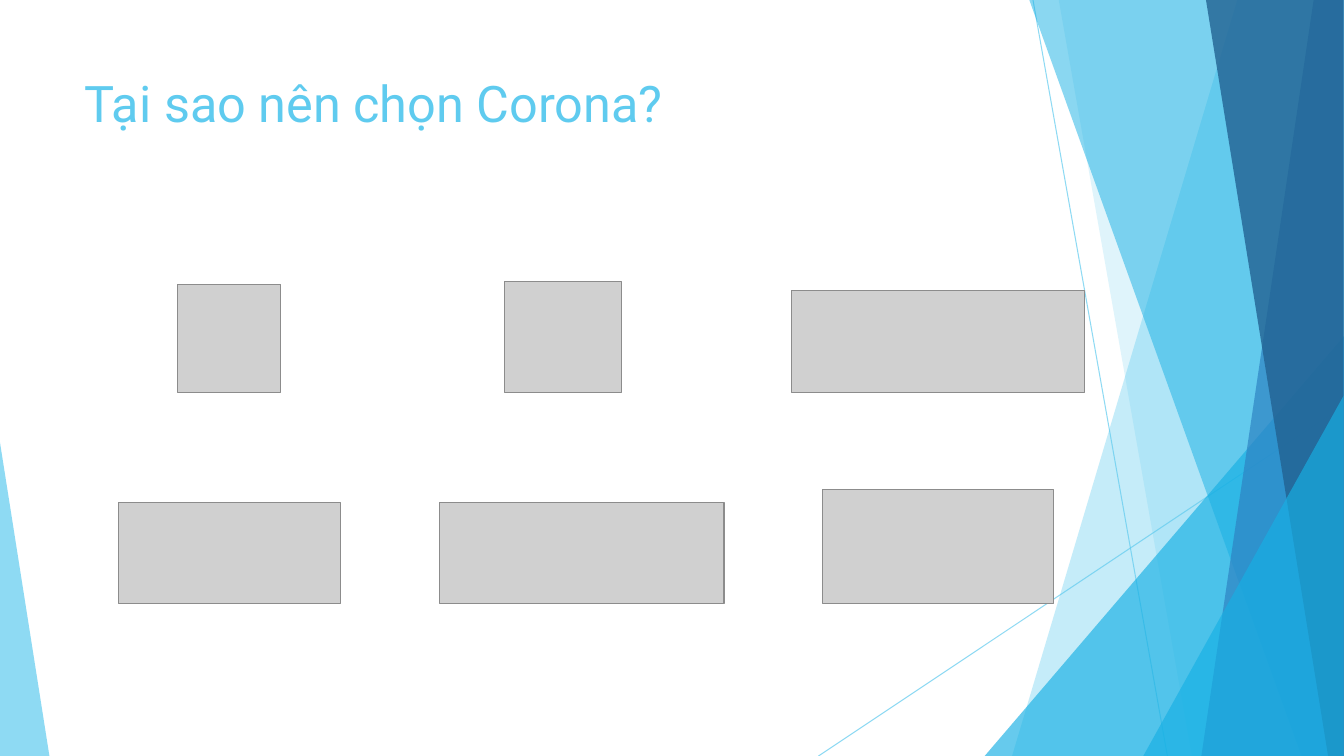
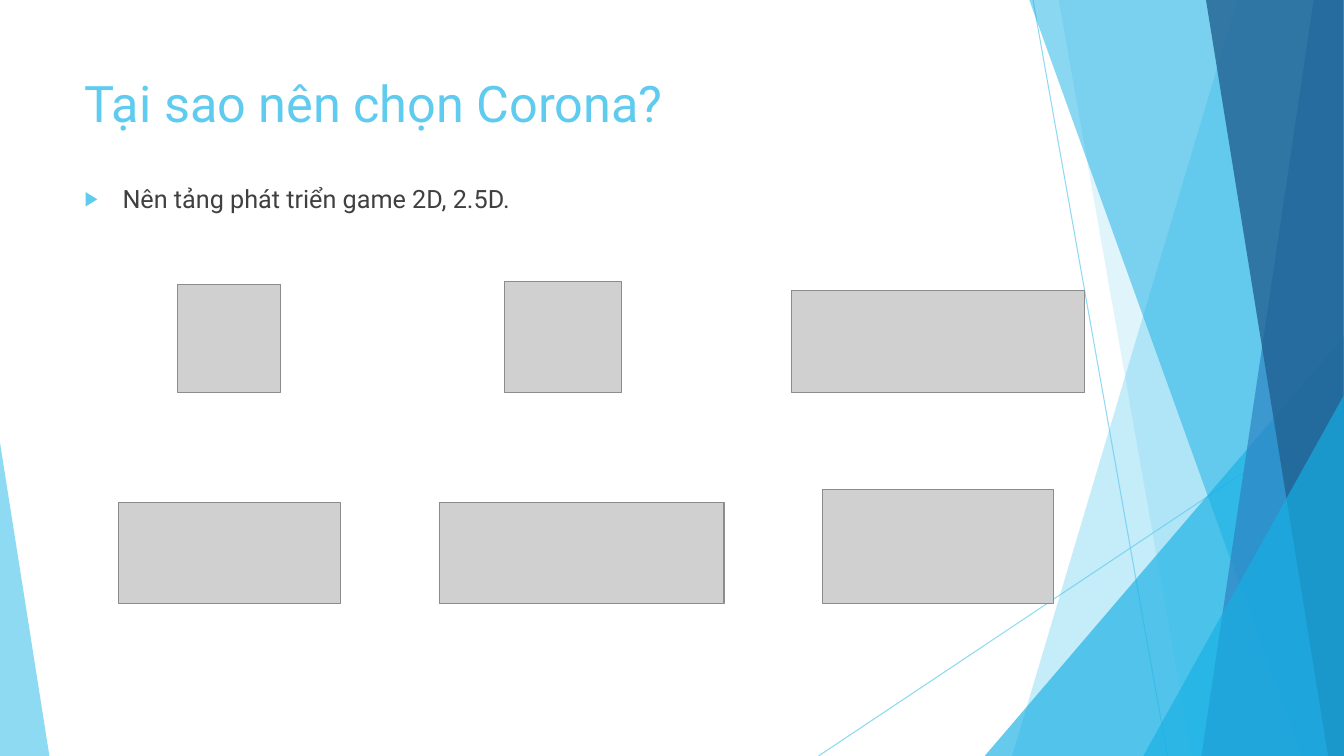
Before and after one commit to ndthanhdev/TDT-Spring-2017, a slide deck: slide 3 of Corona/Presentation1.pptx. Drawn at 1344x756 pixels with LibreOffice and Linux fonts; fonts in the diff are those of the drawing; grey boxes stand for pictures. Boxes give left, top, right and bottom in pixels: in the first picture for what was removed or moved away, otherwise in the second. Text is boxed around its words. In the diff, an @@ line names an element or a change of style, - is before the commit and + after.

```diff
--- a/Corona/Presentation1.pptx
+++ b/Corona/Presentation1.pptx
@@ text added at <box>123,187,510,214</box>, 18 pt, text #404040 @@
+▶ Nên tảng phát triển game 2D, 2.5D.
```
Also in this commit, not shown: 3 other slides changed, 5 slides added, 1 other file.
